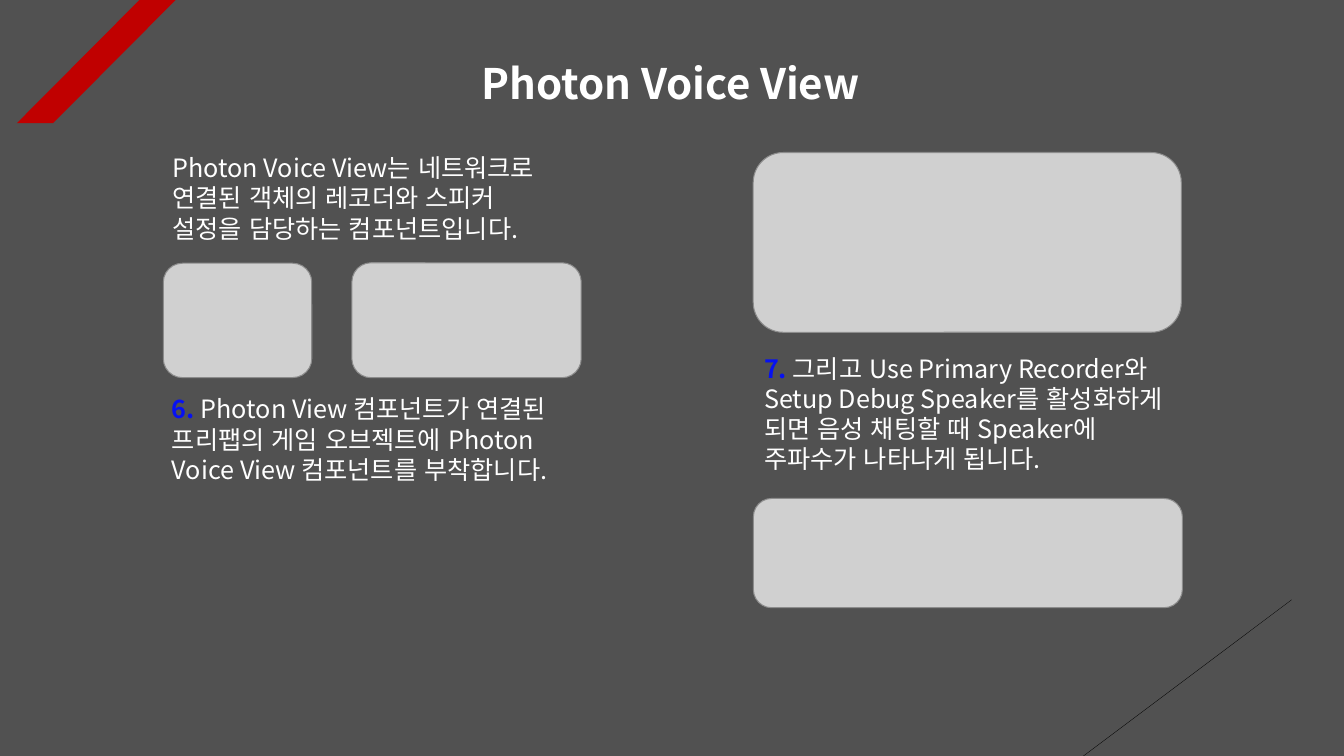
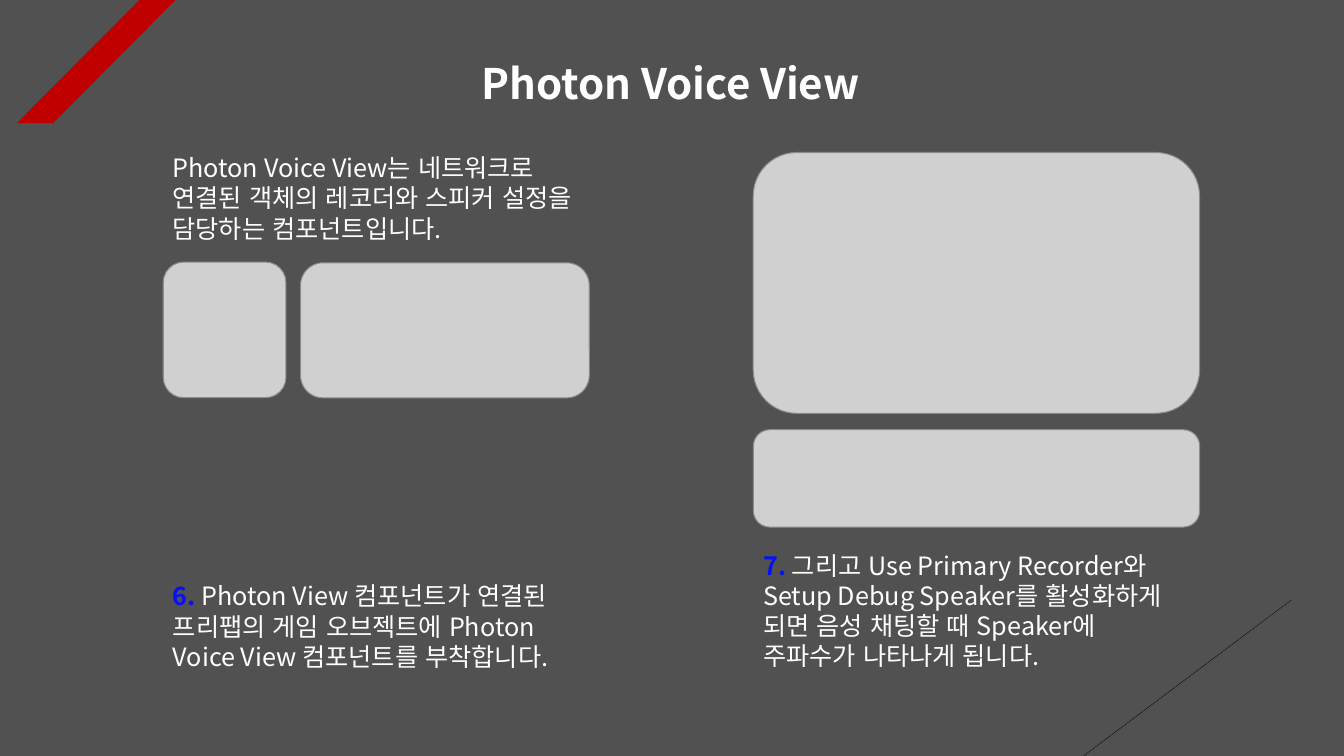
Before and after one commit to Unity2033/3D-UnityEngine, a slide deck: slide 6 of Assets/Class/Photon Server/PPT Data/Photon Voice.pptx. Drawn at 1344x756 pixels with LibreOffice and Linux fonts; fonts in the diff are those of the drawing; grey boxes stand for pictures. Boxes give left, top, right and bottom in pixels: in the first picture for what was removed or moved away, otherwise in the second. Text is boxed around its words. In the diff, an @@ line names an element or a change of style, - is before the commit and + after.

```diff
--- a/Assets/Class/Photon Server/PPT Data/Photon Voice.pptx
+++ b/Assets/Class/Photon Server/PPT Data/Photon Voice.pptx
@@ text "Photon Voice View는 네트워크로 연결된 ..." rewrapped from box(173, 156, 534, 240) to box(173, 156, 572, 240) @@
@@ picture: place and size @@
-picture at box(753, 152, 1182, 332)
+picture at box(753, 152, 1200, 413)
@@ picture: place and size @@
-picture at box(163, 263, 312, 377)
+picture at box(163, 262, 286, 398)
@@ picture: place and size @@
-picture at box(352, 263, 581, 378)
+picture at box(300, 263, 589, 398)
@@ picture: place and size @@
-picture at box(753, 499, 1183, 608)
+picture at box(753, 430, 1200, 527)
@@ text "7. 그리고 Use Primary Recorder와 ...": place and size @@
-text "7. 그리고 Use Primary Recorder와 ..." at box(764, 357, 1163, 470)
+text "7. 그리고 Use Primary Recorder와 ..." at box(763, 554, 1162, 667)
@@ text "6. Photon View 컴포넌트가 연결된 ...": place and size @@
-text "6. Photon View 컴포넌트가 연결된 ..." at box(172, 397, 547, 481)
+text "6. Photon View 컴포넌트가 연결된 ..." at box(173, 584, 548, 668)
```
Also in this commit, not shown: 22 other files.
